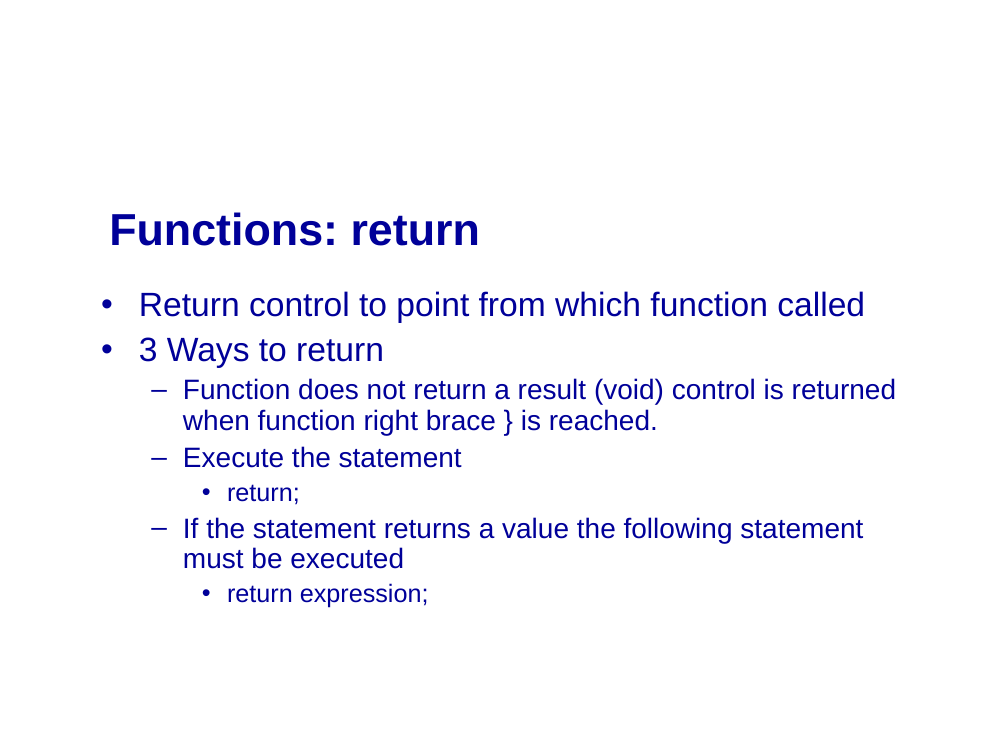
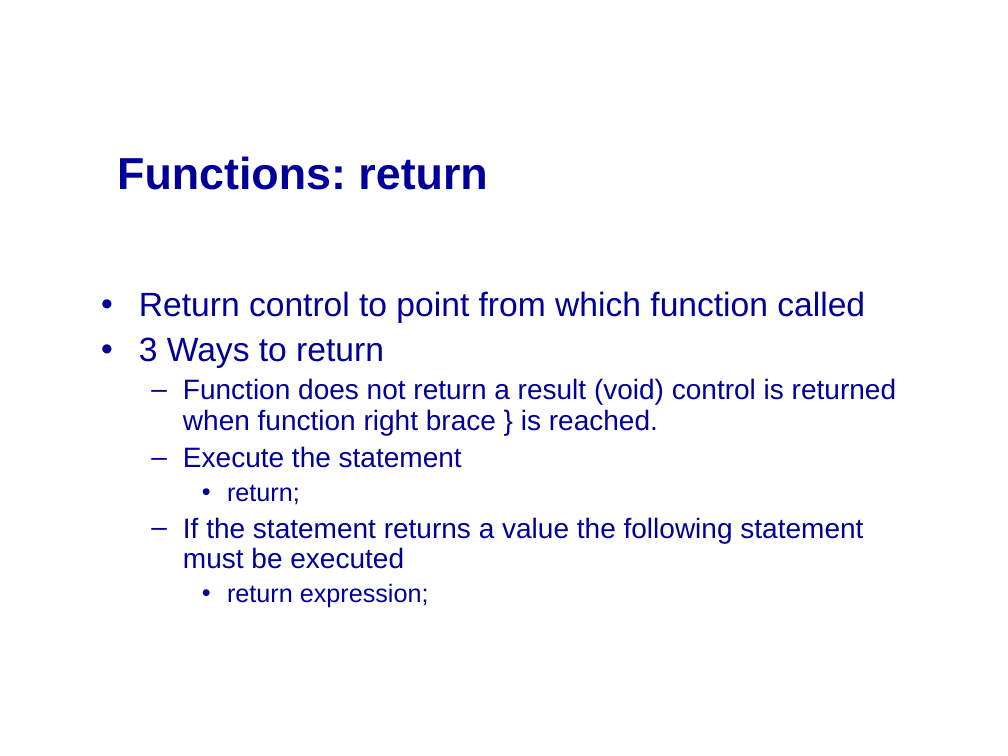
Before and after one commit to mikeg64/iome, a slide deck: slide 7 of src/examples/course/c/presentation/IntrotoC2.ppt. Drawn at 1008x756 pixels with LibreOffice and Linux fonts; fonts in the diff are those of the drawing; background and template pictures are left out. Boxes give left, top, right and bottom in pixels: in the first picture for what was removed or moved away, otherwise in the second. Text is boxed around its words. In the diff, an @@ line names an element or a change of style, - is before the commit and + after.

```diff
--- a/src/examples/course/c/presentation/IntrotoC2.ppt
+++ b/src/examples/course/c/presentation/IntrotoC2.ppt
@@ title "Functions: return": place and size @@
-title "Functions: return" at (109,212,480,246)
+title "Functions: return" at (117,156,487,190)
```
Also in this commit, not shown: 10 other slides changed.
